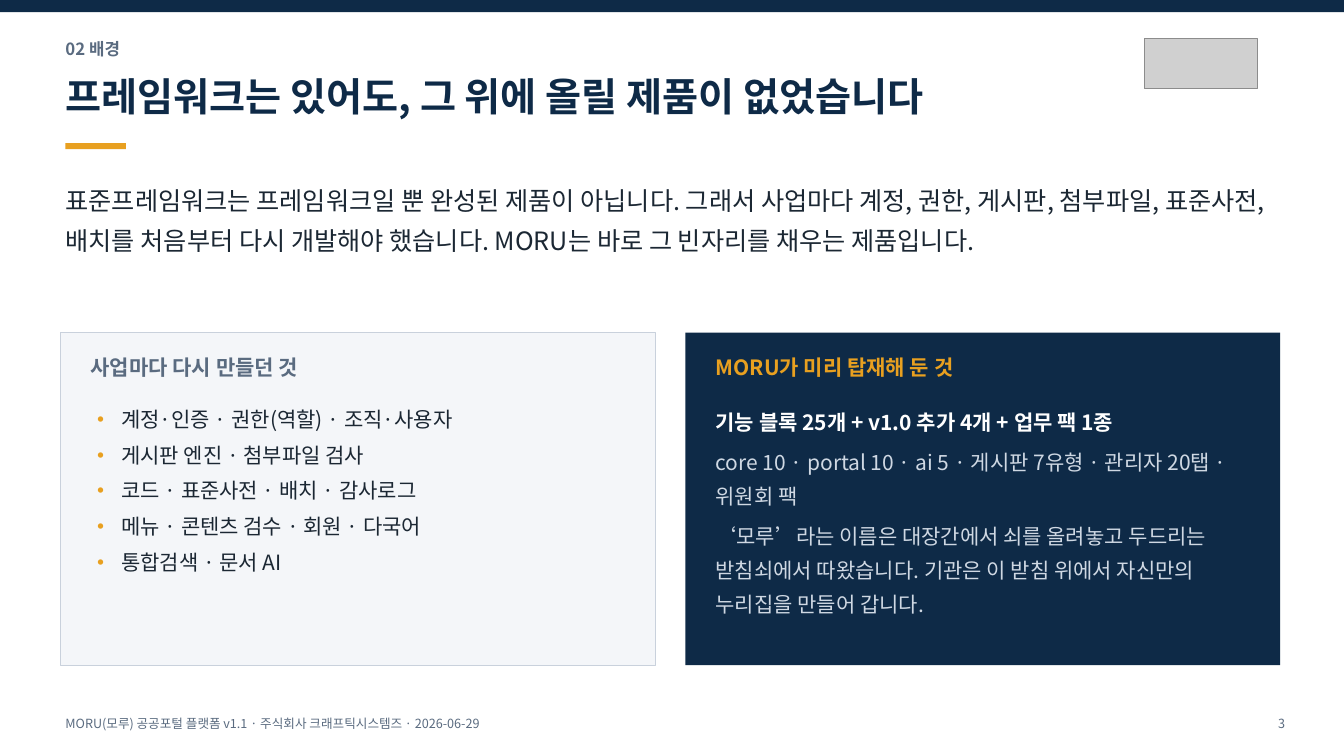
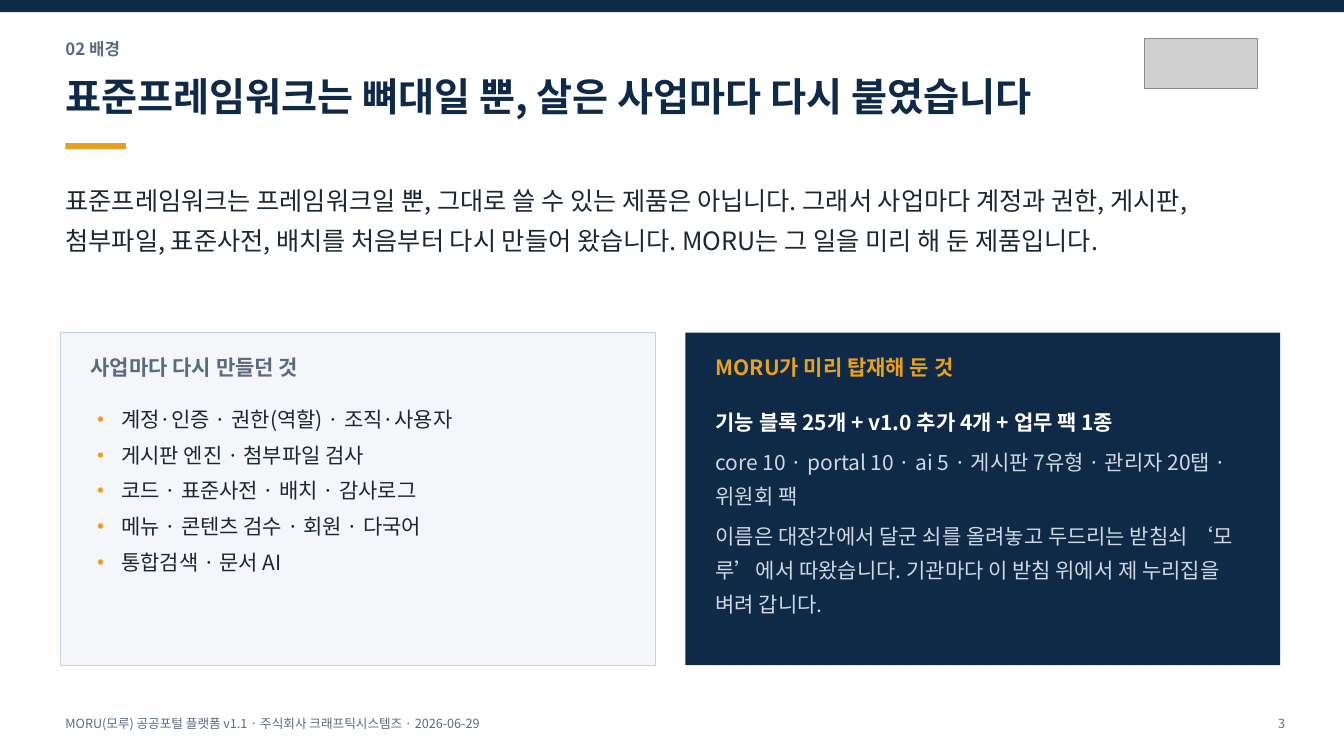
Before and after one commit to mhb8436/moru-release, a slide deck: slide 3 of docs/MORU-발표자료-v1.1.pptx. Drawn at 1344x756 pixels with LibreOffice and Linux fonts; fonts in the diff are those of the drawing; grey boxes stand for pictures. Boxes give left, top, right and bottom in pixels: in the first picture for what was removed or moved away, otherwise in the second. Text is boxed around its words. In the diff, an @@ line names an element or a change of style, - is before the commit and + after.

Commit message:
표제와 영어식 비유를 한국어로 다시 쓴다 — 소개 자료 전체
대표 문구를 「표준프레임워크 위에서 바로 시작하는 공공포털」에서
「표준프레임워크 사업, 누리집은 이미 만들어 두었습니다」로 바꾼다.
「위에 올린다 · 위에 구축한다 · 위에 탑재한다」는 build on top of 를
그대로 옮긴 비유라 전부 걷어냈다.

표제 일곱 개를 다시 썼다. 「프레임워크는 있어도, 그 위에 올릴 제품이
없었습니다」는 「표준프레임워크는 뼈대일 뿐, 살은 사업마다 다시
붙였습니다」로, 「운영에 필요한 화면을 처음부터 모두 제공합니다」는
「운영에 쓸 화면이 처음부터 다 들어 있습니다」로 바꾼다.

사물에 책임을 지우던 문장도 고쳤다 — 「접근성과 디자인 규격은 부품이
지킵니다」는 「화면마다 따로 챙기지 않아도 됩니다」로.

「제공/지원합니다」 14군데, 「~ 시」 3군데, 「N개의 X」 4군데,
「~를 통해 · ~을 위한」 7군데를 함께 정리한다. 소개서 · 리플릿 ·
발표 자료 · 랜딩 · README 가 이제 같은 문장을 쓴다.

```diff
--- a/docs/MORU-발표자료-v1.1.pptx
+++ b/docs/MORU-발표자료-v1.1.pptx
@@ text at bbox=[65, 78, 1032, 120]: text changed @@
-프레임워크는 있어도, 그 위에 올릴 제품이 없었습니다
+표준프레임워크는 뼈대일 뿐, 살은 사업마다 다시 붙였습니다
@@ text at bbox=[65, 189, 1187, 255]: text changed @@
-표준프레임워크는 프레임워크일 뿐 완성된 제품이 아닙니다. 그래서 사업마다 계정, 권한, 게시판, 첨부파일, 표준사전, 배치를 처음부터 다시 개발해야 했습니다. MORU는 바로 그 빈자리를 채우는 제품입니다.
+표준프레임워크는 프레임워크일 뿐, 그대로 쓸 수 있는 제품은 아닙니다. 그래서 사업마다 계정과 권한, 게시판, 첨부파일, 표준사전, 배치를 처음부터 다시 만들어 왔습니다. MORU는 그 일을 미리 해 둔 제품입니다.
@@ text at bbox=[716, 526, 1233, 614]: text changed @@
-‘모루’라는 이름은 대장간에서 쇠를 올려놓고 두드리는 받침쇠에서 따왔습니다. 기관은 이 받침 위에서 자신만의 누리집을 만들어 갑니다.
+이름은 대장간에서 달군 쇠를 올려놓고 두드리는 받침쇠 ‘모루’에서 따왔습니다. 기관마다 이 받침 위에서 제 누리집을 벼려 갑니다.
```
Also in this commit, not shown: 9 other slides changed, 4 other files.
